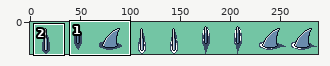
Edited in one commit: sprite sheet (graphics/object_events/pics/pokemon/ho_oh.png). Above: a wide view before the commit, with the close-up outlined.
Close-up. First the earlier version:
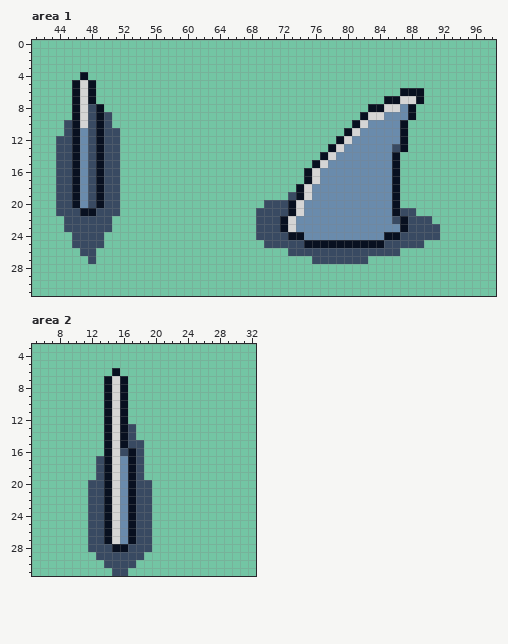
The file is 288x32 pixels. Shown: area 1: x 41..98, y 0..31; area 2: x 5..32, y 3..31.
The same view after the edit:
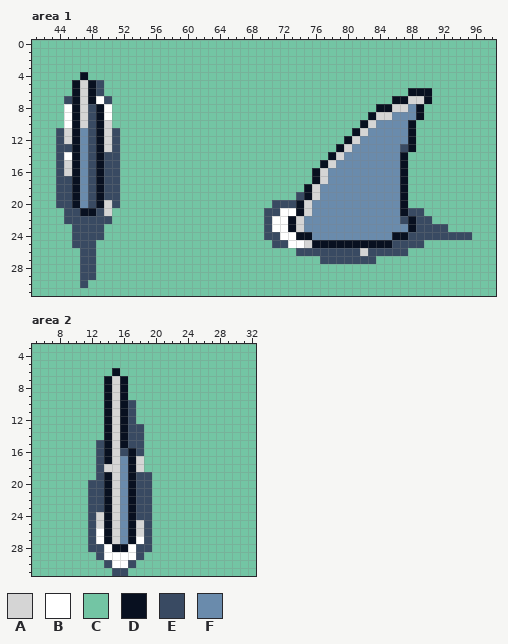
Palette (. is transparent): A #d5d5d5  B #ffffff  C #73c5a4  D #081020  E #394a62  F #6a8bac
Diff:
--- area 1
@@ x 41..98 @@
  4 CCCCCCDCCCCCCCCCCCCCCCCCCCCCCCCCCCCCCCCCCCCCCCCCCCCCCCCCCC
- 5 CCCCCDADCCCCCCCCCCCCCCCCCCCCCCCCCCCCCCCCCCCCCCCCCCCCCCCCCC
- 6 CCCCCDADCCCCCCCCCCCCCCCCCCCCCCCCCCCCCCCCCCCCCCDDDCCCCCCCCC
- 7 CCCCCDADCCCCCCCCCCCCCCCCCCCCCCCCCCCCCCCCCCCCDDAADCCCCCCCCC
- 8 CCCCCDAEDCCCCCCCCCCCCCCCCCCCCCCCCCCCCCCCCCDDAAFDCCCCCCCCCC
- 9 CCCCCDAEDECCCCCCCCCCCCCCCCCCCCCCCCCCCCCCCDAAFFFDCCCCCCCCCC
-10 CCCCEDAEDECCCCCCCCCCCCCCCCCCCCCCCCCCCCCCDAFFFFDCCCCCCCCCCC
-11 CCCCEDFEDEECCCCCCCCCCCCCCCCCCCCCCCCCCCCDAFFFFFDCCCCCCCCCCC
-12 CCCEEDFEDEECCCCCCCCCCCCCCCCCCCCCCCCCCCDAFFFFFFDCCCCCCCCCCC
-13 CCCEEDFEDEECCCCCCCCCCCCCCCCCCCCCCCCCCDAFFFFFFEDCCCCCCCCCCC
-14 CCCEEDFEDEECCCCCCCCCCCCCCCCCCCCCCCCCDAFFFFFFFDCCCCCCCCCCCC
-15 CCCEEDFEDEECCCCCCCCCCCCCCCCCCCCCCCCDAFFFFFFFFDCCCCCCCCCCCC
-16 CCCEEDFEDEECCCCCCCCCCCCCCCCCCCCCCCDAFFFFFFFFFDCCCCCCCCCCCC
-17 CCCEEDFEDEECCCCCCCCCCCCCCCCCCCCCCCDAFFFFFFFFFDCCCCCCCCCCCC
-18 CCCEEDFEDEECCCCCCCCCCCCCCCCCCCCCCDAFFFFFFFFFFDCCCCCCCCCCCC
-19 CCCEEDFEDEECCCCCCCCCCCCCCCCCCCCCEDAFFFFFFFFFFDCCCCCCCCCCCC
-20 CCCEEDFEDEECCCCCCCCCCCCCCCCCCEEEDAFFFFFFFFFFFDCCCCCCCCCCCC
-21 CCCEEEDDEEECCCCCCCCCCCCCCCCCEEEEDAFFFFFFFFFFFDEECCCCCCCCCC
-22 CCCCEEEEEECCCCCCCCCCCCCCCCCCEEEDAFFFFFFFFFFFFEDEEECCCCCCCC
-23 CCCCEEEEEECCCCCCCCCCCCCCCCCCEEEDAFFFFFFFFFFFFFDEEEECCCCCCC
-24 CCCCCEEEECCCCCCCCCCCCCCCCCCCEEEEDDFFFFFFFFFFDDEEEEECCCCCCC
-25 CCCCCEEEECCCCCCCCCCCCCCCCCCCCEEEEEDDDDDDDDDDEEEEECCCCCCCCC
-26 CCCCCCEECCCCCCCCCCCCCCCCCCCCCCCCEEEEEEEEEEEEEECCCCCCCCCCCC
-27 CCCCCCCECCCCCCCCCCCCCCCCCCCCCCCCCCCEEEEEEECCCCCCCCCCCCCCCC
-28 CCCCCCCCCCCCCCCCCCCCCCCCCCCCCCCCCCCCCCCCCCCCCCCCCCCCCCCCCC
-29 CCCCCCCCCCCCCCCCCCCCCCCCCCCCCCCCCCCCCCCCCCCCCCCCCCCCCCCCCC
-30 CCCCCCCCCCCCCCCCCCCCCCCCCCCCCCCCCCCCCCCCCCCCCCCCCCCCCCCCCC
+ 5 CCCCCDADECCCCCCCCCCCCCCCCCCCCCCCCCCCCCCCCCCCCCCCCCCCCCCCCC
+ 6 CCCCCDADECCCCCCCCCCCCCCCCCCCCCCCCCCCCCCCCCCCCCCDDDCCCCCCCC
+ 7 CCCCEDADBECCCCCCCCCCCCCCCCCCCCCCCCCCCCCCCCCCCDDAADCCCCCCCC
+ 8 CCCCBDAEDBCCCCCCCCCCCCCCCCCCCCCCCCCCCCCCCCCDDAAFDCCCCCCCCC
+ 9 CCCCBDAEDBCCCCCCCCCCCCCCCCCCCCCCCCCCCCCCCCDAAFFFDCCCCCCCCC
+10 CCCCBDAEDACCCCCCCCCCCCCCCCCCCCCCCCCCCCCCCDAFFFFDCCCCCCCCCC
+11 CCCEADFEDAECCCCCCCCCCCCCCCCCCCCCCCCCCCCCDAFFFFFDCCCCCCCCCC
+12 CCCEADFEDAECCCCCCCCCCCCCCCCCCCCCCCCCCCCDAFFFFFFDCCCCCCCCCC
+13 CCCEEDFEDAECCCCCCCCCCCCCCCCCCCCCCCCCCCDAFFFFFFEDCCCCCCCCCC
+14 CCCEBDFEDEECCCCCCCCCCCCCCCCCCCCCCCCCCDAFFFFFFFDCCCCCCCCCCC
+15 CCCEADFEDEECCCCCCCCCCCCCCCCCCCCCCCCCDAFFFFFFFFDCCCCCCCCCCC
+16 CCCEADFEDEECCCCCCCCCCCCCCCCCCCCCCCCDAFFFFFFFFFDCCCCCCCCCCC
+17 CCCEEDFEDEECCCCCCCCCCCCCCCCCCCCCCCCDAFFFFFFFFFDCCCCCCCCCCC
+18 CCCEEDFEDEECCCCCCCCCCCCCCCCCCCCCCCDAFFFFFFFFFFDCCCCCCCCCCC
+19 CCCEEDFEDEECCCCCCCCCCCCCCCCCCCCCCEDAFFFFFFFFFFDCCCCCCCCCCC
+20 CCCEEDFEDAECCCCCCCCCCCCCCCCCCCEEEDAFFFFFFFFFFFDCCCCCCCCCCC
+21 CCCCEEDDEACCCCCCCCCCCCCCCCCCCEEBBDAFFFFFFFFFFFDEECCCCCCCCC
+22 CCCCEEEEEECCCCCCCCCCCCCCCCCCCEBBDAFFFFFFFFFFFFEDEECCCCCCCC
+23 CCCCCEEEECCCCCCCCCCCCCCCCCCCCEBBDAFFFFFFFFFFFFFDEEEECCCCCC
+24 CCCCCEEEECCCCCCCCCCCCCCCCCCCCEEBBDDFFFFFFFFFFDDEEEEEEEECCC
+25 CCCCCEEECCCCCCCCCCCCCCCCCCCCCCEEBBADDDDDDDDDDEEEECCCCCCCCC
+26 CCCCCCEECCCCCCCCCCCCCCCCCCCCCCCCCEEEEEEEEAEEEEECCCCCCCCCCC
+27 CCCCCCEECCCCCCCCCCCCCCCCCCCCCCCCCCCCEEEEEEECCCCCCCCCCCCCCC
+28 CCCCCCEECCCCCCCCCCCCCCCCCCCCCCCCCCCCCCCCCCCCCCCCCCCCCCCCCC
+29 CCCCCCEECCCCCCCCCCCCCCCCCCCCCCCCCCCCCCCCCCCCCCCCCCCCCCCCCC
+30 CCCCCCECCCCCCCCCCCCCCCCCCCCCCCCCCCCCCCCCCCCCCCCCCCCCCCCCCC
 31 CCCCCCCCCCCCCCCCCCCCCCCCCCCCCCCCCCCCCCCCCCCCCCCCCCCCCCCCCC
--- area 2
@@ x 11..21 @@
  9 CCCDADCCCCC
-10 CCCDADCCCCC
-11 CCCDADCCCCC
-12 CCCDADCCCCC
-13 CCCDADECCCC
-14 CCCDADECCCC
-15 CCCDADEECCC
-16 CCCDAEDECCC
-17 CCEDAFDECCC
-18 CCEDAFDECCC
-19 CCEDAFDECCC
+10 CCCDADECCCC
+11 CCCDADECCCC
+12 CCCDADECCCC
+13 CCCDADEECCC
+14 CCCDADEECCC
+15 CCEDADEECCC
+16 CCEDAEDECCC
+17 CCEDAFDACCC
+18 CCEAAFDACCC
+19 CCEDAFDEECC
 20 CEEDAFDEECC
@@ x 11..20 @@
 23 CEEDAFDEEC
-24 CEEDAFDEEC
-25 CEEDAFDEEC
-26 CEEDAFDEEC
-27 CEEDAFDEEC
-28 CEEEDDEEEC
-29 CCEEEEEECC
-30 CCCEEEECCC
+24 CEADAFDEEC
+25 CEADAFDAEC
+26 CEBDAFDAEC
+27 CEBDAFDBEC
+28 CEEBDDBEEC
+29 CCEBBBBECC
+30 CCCEBBECCC
 31 CCCCEECCCC
Boxes around the changes in both close-ups, in picture pixels (x1, y1, x2, y2):
changed: (56, 80, 112, 176)
changed: (256, 88, 472, 264)
changed: (56, 200, 120, 288)
changed: (96, 400, 152, 480)
changed: (96, 512, 144, 568)
